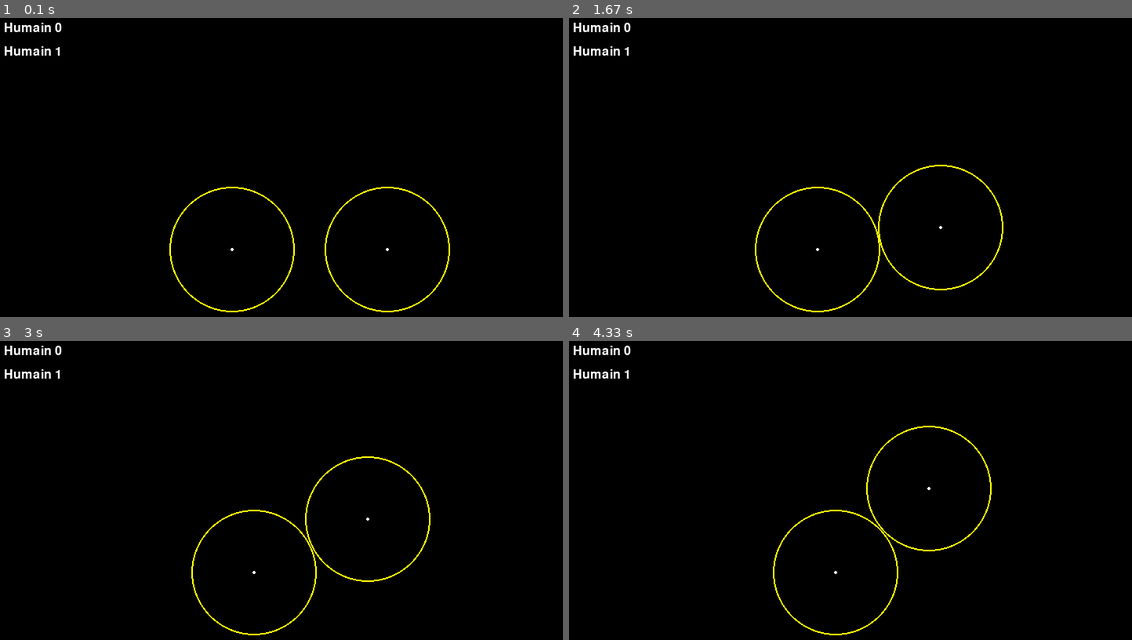
Above: before the commit, frames 1-4 (two rows, left to right).
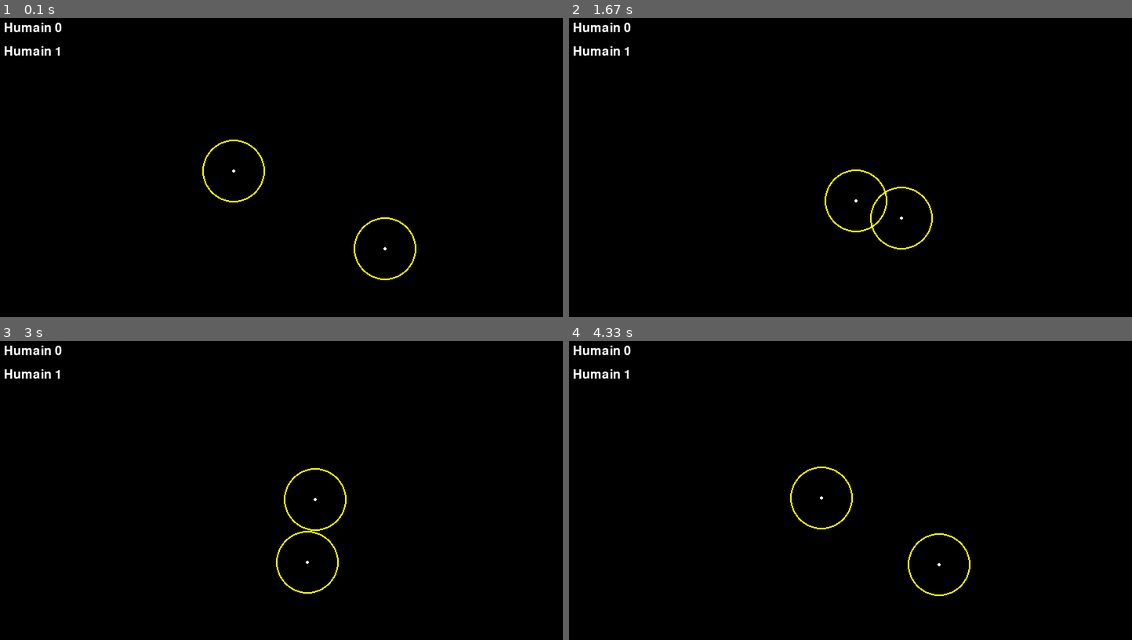
Above: after the commit, the same moments.

Repository: Mochacinno/crowd-simulation
Game: pygame game, started from collisions.py
Two runs of this game, one before a commit and one after it. Both use one fixed random seed, a clock stepped at 60 frames per second and the inputs below.
Inputs:
- Up to frame 1 (0.1 s): no input
- Up to frame 2 (1.67 s): no input
- Up to frame 3 (3 s): no input
- Up to frame 4 (4.33 s): no input

The runs differ from the first frame. In frame 1, 1.0% of the frame differs, in the area x 30-80%, y 40-99%; in frame 2, 1.0%; in frame 3, 1.0%; in frame 4, 1.0%.

Commit message:
modified collisions

Diff:
--- a/collisions.py
+++ b/collisions.py
@@ -38,7 +38,7 @@
         for other in dict_humains.values():
             if other.id != self.id:
                 distance = np.linalg.norm(self.pos - other.pos)
-                if distance < self.collision_radius * 16:  # Collision detected
+                if distance < self.collision_radius * 8:  # Collision detected
                     return other  # Return the colliding Humain
         return None
 
@@ -83,6 +83,8 @@
         # else:
             #self.pos = self.pos + vect_dir / np.linalg.norm(vect_dir)
                 #self.pos = self.pos + vect_dir / np.linalg.norm(vect_dir)
+            else:
+                self.pos = self.pos + np.array([-vect_dir_normal[1], vect_dir_normal[0]])
         else:
             self.pos = self.pos + vect_dir / np.linalg.norm(vect_dir)
         dict_pos_suiv[self.id] = self.pos
@@ -97,7 +99,7 @@
         else:
 
             pygame.draw.circle(screen, WHITE, self.pos, 2)
-            pygame.draw.circle(screen, (255, 255, 0), self.pos, self.collision_radius * 8, 2)
+            pygame.draw.circle(screen, (255, 255, 0), self.pos, self.collision_radius * 4, 2)
 
 font = pygame.font.Font(None, 24)
 
@@ -127,8 +129,9 @@
 dict_pos_prec = {}
 dict_pos_suiv = {}
 
-dico_test={0: Humain(300, 300, 0, [700, 300]),
-           1: Humain(500, 300, 1, [100, 300])}
+#dico_test={0: Humain(300, 300, 0, [700, 300]), 1: Humain(500, 300, 1, [100, 300])}
+
+dico_test={0: Humain(300, 200, 0, [700, 300]), 1: Humain(500, 300, 1, [100, 200])}
 
 for i in range(len(dico_test)):
     dict_pos_prec[i] = dico_test[i].pos
@@ -143,7 +146,7 @@
 x = True
 y = False
 while x and not y or x and y or not x and not y or not x and y:
-    clock.tick(30)
+    clock.tick(60)
     for event in pygame.event.get():
         if event.type == pygame.QUIT:
             pygame.quit()
